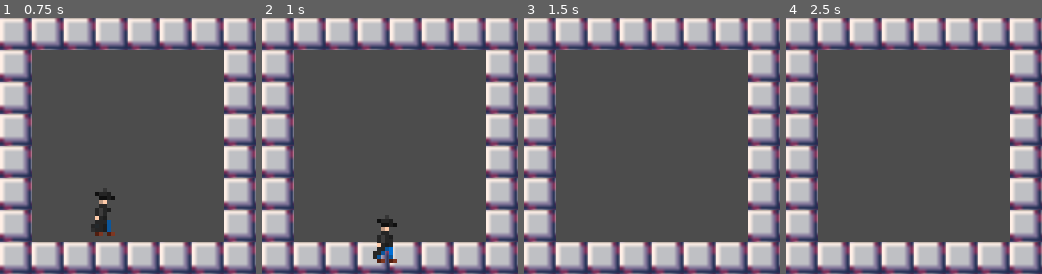
Above: before the commit, frames 1-4 (left to right).
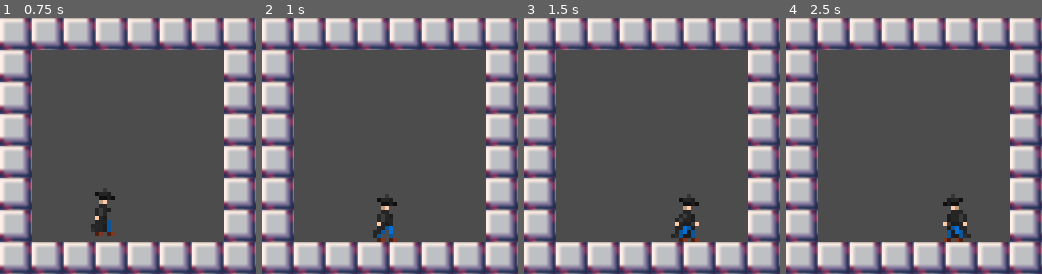
Above: after the commit, the same moments.

Repository: RegressionWorks/lowrezjam19entry
Game: Godot game, scene res://scenes/stage/Stage.tscn
Same seed, same stepped clock (60 frames per second), same inputs: the game is played once before the commit and once after it.
Inputs:
- Up to frame 1 (0.75 s): hold Right (ui_right) from 0.53 s (still down)
- Up to frame 2 (1 s): keep holding Right (ui_right)
- Up to frame 3 (1.5 s): keep holding Right (ui_right)
- Up to frame 4 (2.5 s): release Right (ui_right) at 2.03 s; hold Left (ui_left) from 2.03 s (still down)

Frame 1 is identical in both runs. In frame 2, 1.3% of the frame differs, in the area x 43-53%, y 70-96%; in frame 3, 1.1%; in frame 4, 1.1%.

Commit message:
Fix stage floor

Diff:
--- a/project/scenes/stage/Tiles.tres
+++ b/project/scenes/stage/Floor.tres
@@ -1,9 +1,12 @@
-[gd_resource type="TileSet" load_steps=2 format=2]
+[gd_resource type="TileSet" load_steps=3 format=2]
 
 [ext_resource path="res://assets/tiles.png" type="Texture" id=1]
 
+[sub_resource type="ConvexPolygonShape2D" id=1]
+points = PoolVector2Array( 0, 0, 8, 0, 8, 8, 0, 8 )
+
 [resource]
-0/name = "tiles.png 0"
+0/name = "Floor"
 0/texture = ExtResource( 1 )
 0/tex_offset = Vector2( 0, 0 )
 0/modulate = Color( 1, 1, 1, 1 )
@@ -20,5 +23,11 @@
 0/autotile/z_index_map = [  ]
 0/occluder_offset = Vector2( 0, 0 )
 0/navigation_offset = Vector2( 0, 0 )
-0/shapes = [  ]
+0/shapes = [ {
+"autotile_coord": Vector2( 0, 0 ),
+"one_way": false,
+"one_way_margin": 1.0,
+"shape": SubResource( 1 ),
+"shape_transform": Transform2D( 1, 0, 0, 1, 0, 0 )
+} ]
 0/z_index = 0
--- a/project/scenes/stage/Stage.tscn
+++ b/project/scenes/stage/Stage.tscn
@@ -1,13 +1,13 @@
 [gd_scene load_steps=4 format=2]
 
 [ext_resource path="res://scenes/stage/Stage.gd" type="Script" id=1]
-[ext_resource path="res://scenes/stage/Tiles.tres" type="TileSet" id=2]
+[ext_resource path="res://scenes/stage/Floor.tres" type="TileSet" id=2]
 [ext_resource path="res://scenes/player/Player.tscn" type="PackedScene" id=3]
 
 [node name="Stage" type="Node2D"]
 script = ExtResource( 1 )
 
-[node name="TileMap" type="TileMap" parent="."]
+[node name="Floor" type="TileMap" parent="."]
 tile_set = ExtResource( 2 )
 cell_size = Vector2( 8, 8 )
 format = 1
